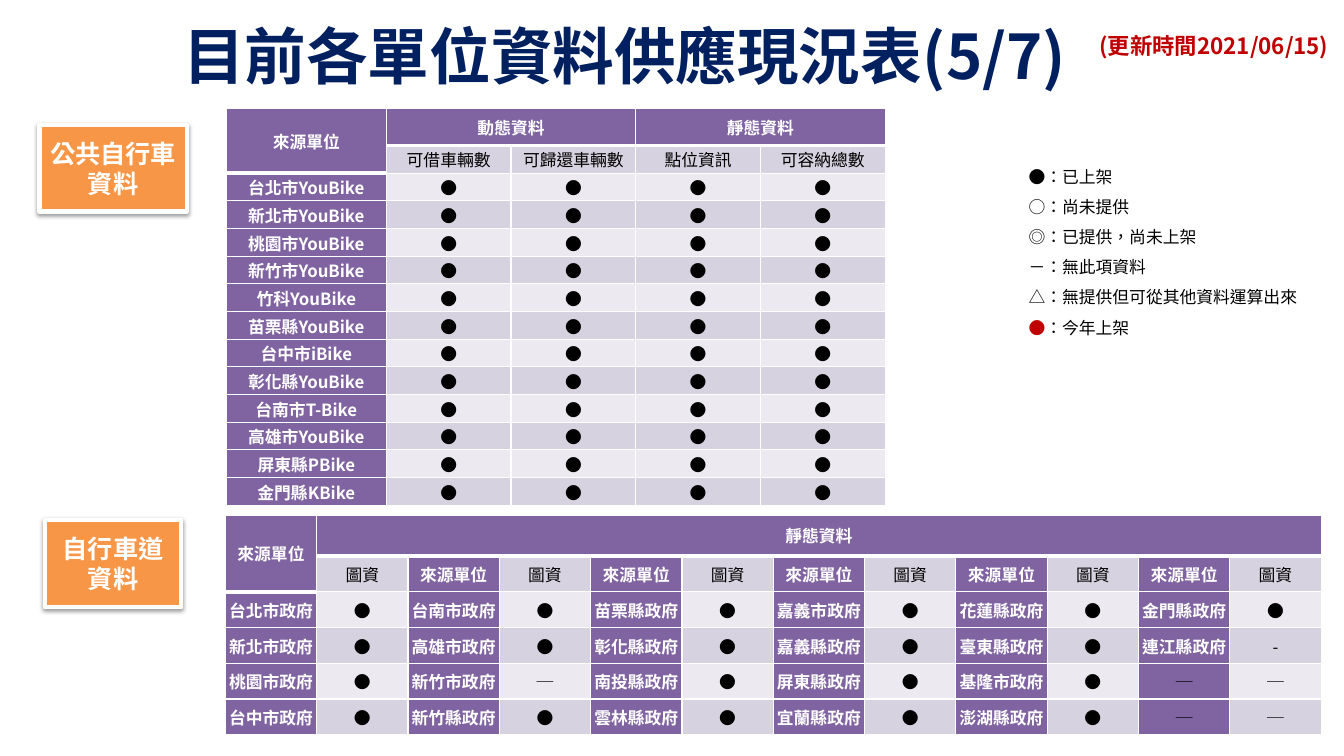
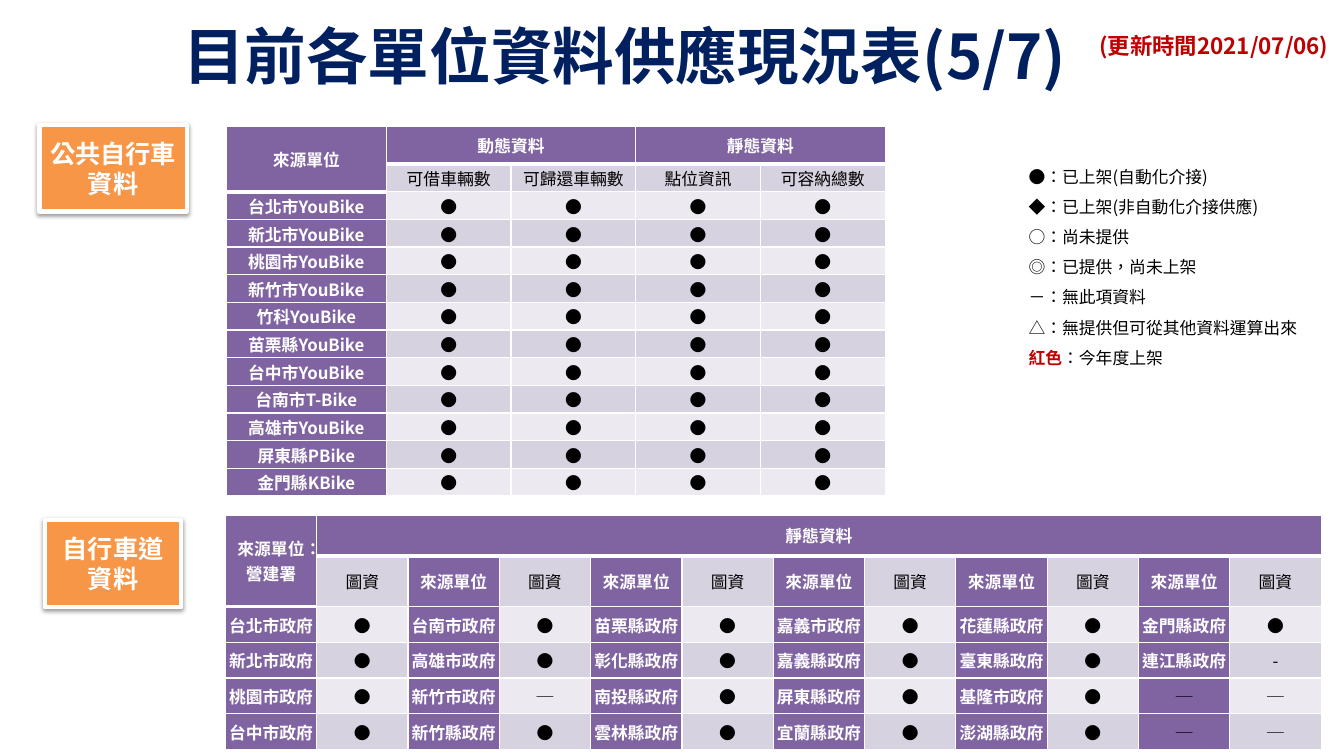
Before and after one commit to ptxmotc/data-provide-status, a slide deck: slide 5 of 各單位資料供應現況表.pptx. Drawn at 1344x756 pixels with LibreOffice and Linux fonts; fonts in the diff are those of the drawing; background and template pictures are left out. Boxes give left, top, right and bottom in pixels: in the first picture for what was removed or moved away, otherwise in the second. Text is boxed around its words. In the diff, an @@ line names an element or a change of style, - is before the commit and + after.

```diff
--- a/各單位資料供應現況表.pptx
+++ b/各單位資料供應現況表.pptx
@@ text at (1100,35,1329,59): text changed @@
-(更新時間2021/06/15)
+(更新時間2021/07/06)
@@ table at (226,127,886,496) @@
-row 9: 台中市iBike | ● | ● | ● | ●
-row 10: 彰化縣YouBike | ● | ● | ● | ●
+row 9: 台中市YouBike | ● | ● | ● | ●
@@ table: place and size @@
-table at (226,108,886,505)
+table at (226,127,886,496)
@@ text at (1029,169,1259,216): text changed @@
-●：已上架
+●：已上架(自動化介接)
+◆：已上架(非自動化介接供應)
@@ text at (1029,350,1163,366): text changed @@
-●：今年上架
+紅色：今年度上架
@@ table at (226,515,1327,745) @@
-row 1, column 1: 來源單位
+row 1, column 1: 來源單位： / 營建署
```
Also in this commit, not shown: 8 other slides changed.
